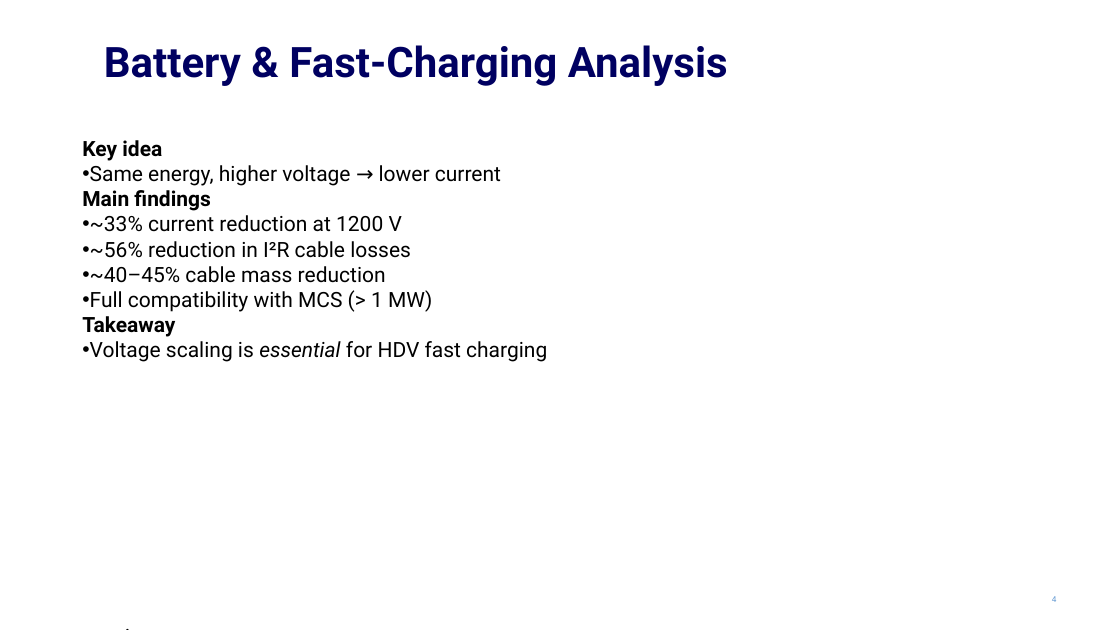
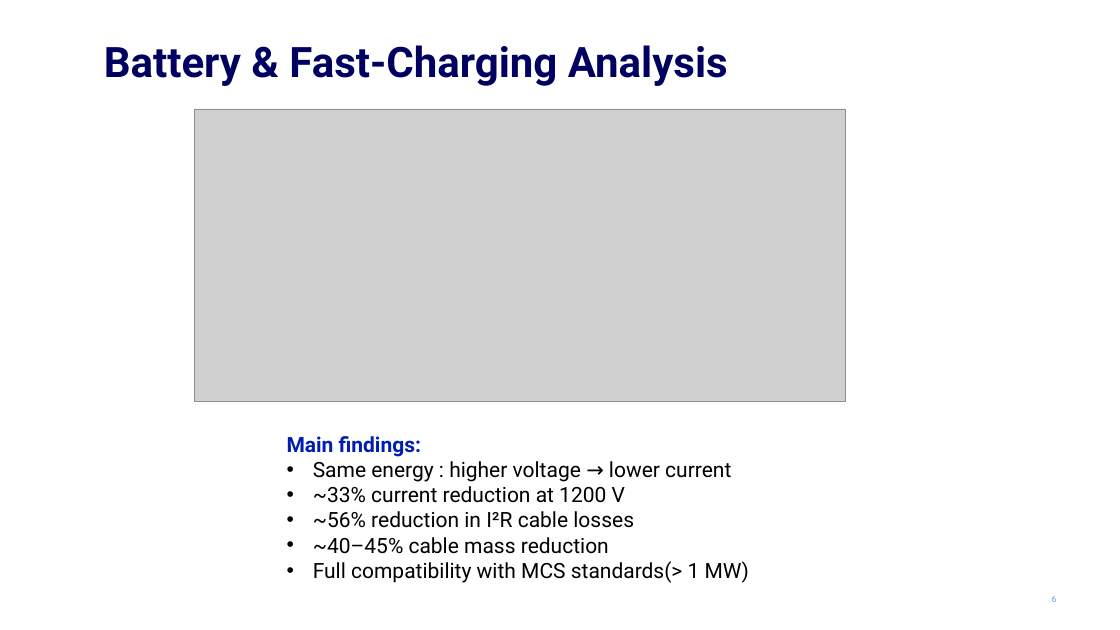
Before and after one commit to EnesAyaz/KTH, a slide deck: slide 6 of PresentationOfMeetings/50PercentSeminar/50PercentEnes.pptx (slide 4 before the commit). Drawn at 1120x630 pixels with LibreOffice and Linux fonts; fonts in the diff are those of the drawing; grey boxes stand for pictures; background and template pictures are left out. Boxes give left, top, right and bottom in pixels: in the first picture for what was removed or moved away, otherwise in the second. Text is boxed around its words. In the diff, an @@ line names an element or a change of style, - is before the commit and + after.

```diff
--- a/PresentationOfMeetings/50PercentSeminar/50PercentEnes.pptx
+++ b/PresentationOfMeetings/50PercentSeminar/50PercentEnes.pptx
@@ picture added at <box>194,109,845,402</box> @@
@@ text "Main findings:": place and size @@
-text "Main findings:" at <box>82,140,547,362</box>
+text "Main findings:" at <box>287,436,749,583</box>
@@ text at <box>287,436,731,482</box>: text changed @@
-Key idea
-• Same energy, higher voltage → lower current
-Main findings
+Main findings:
+• Same energy : higher voltage → lower current
@@ text at <box>313,486,634,554</box>: indent changed @@
@@ text at <box>313,561,749,583</box>: text changed @@
-• Full compatibility with MCS (> 1 MW)
-Takeaway
-• Voltage scaling is essential for HDV fast charging
+• Full compatibility with MCS standards(> 1 MW)
@@ text removed at <box>117,581,592,630</box> @@
-.
```
Also in this commit, not shown: 9 other slides changed, 10 slides added, 16 slides removed, 20 other files.
